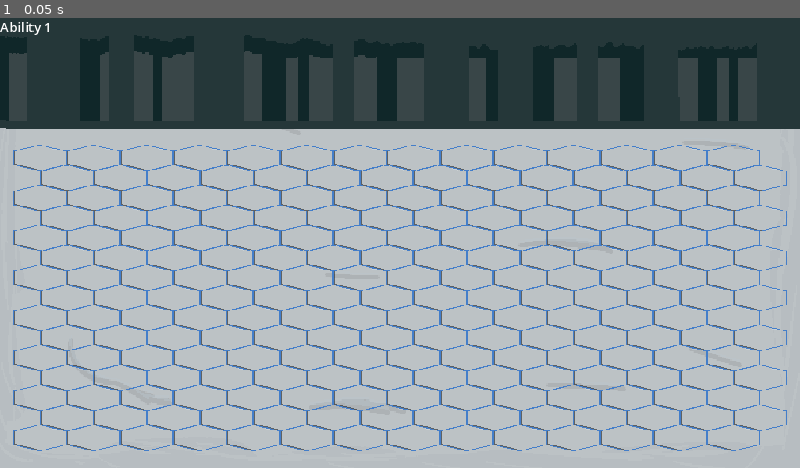
Above: before the commit, frame 1.
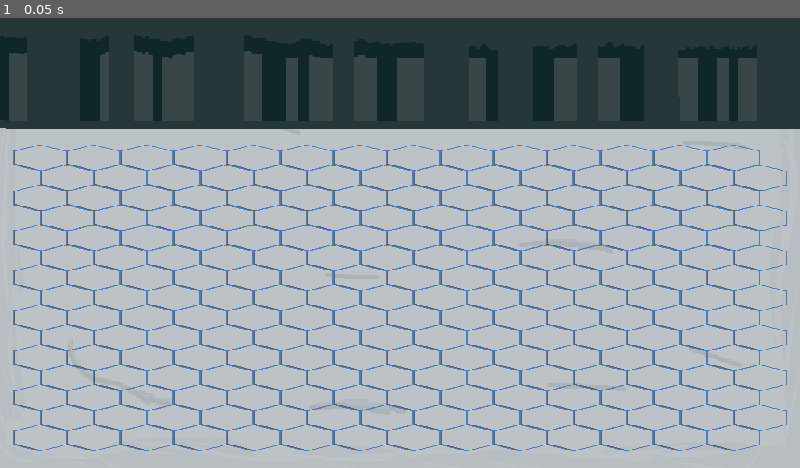
Above: after the commit, the same moment.

Repository: Permyak-Logy/FateOfHero
Game: Godot game, scene res://tactical_mode/tactical_map.tscn
The game is run twice, just before and just after one commit, with the same random seed, the same clock (stepped at 60 frames per second) and the same inputs. This scene is started directly instead of the project's main scene.
Inputs:
- Up to frame 1 (0.05 s): no input

The runs differ from the first frame. In frame 1, less than 0.1% of the frame differs, in the area x 0-7%, y 0-4%.

Commit message:
Добавлена механика эффектов но нет реализаций

Diff:
--- a/inventory/effect.gd
+++ b/inventory/effect.gd
@@ -4,13 +4,29 @@
 
 @export var texture: Texture2D
 @export var mods: Array
-var time: int = 0
 
-func _init(_time: int = 0):
-	time = _time
+signal finished
+signal updated_mods
 
-func update():
-	time -= 0
+var owner: Unit = null
+
+func _init():
+	pass
+
+func set_owner(_owner: Unit):
+	owner = _owner
+
+func update_on_move():
+	pass
+
+func update_on_damage(damage: float, instigator: Node = null) -> float:
+	return damage
+
+func update_on_attack(damage: float, recipient: Node = null) -> float:
+	return damage
 
 func is_active():
 	return
+
+func get_mods() -> Array:
+	return mods
--- a/tactical_mode/base_unit/Naris/Naris.gd
+++ b/tactical_mode/base_unit/Naris/Naris.gd
@@ -10,7 +10,7 @@
 
 func _ready():
 	super._ready()
-	if inventory.use(luck_coin_cls):
+	if $InventoryComponent.use(luck_coin_cls):
 		reload_all_mods()
 
 func play(name, params=null):
@@ -27,8 +27,12 @@
 
 	var target_position = tile_map.map_to_local(current_id_path.front())
 	animation.play("run")
-	global_position = global_position.move_toward(target_position, 3)
+	var old_global_position = global_position
+	global_position = global_position.move_toward(target_position, 5)
+	if ((global_position - old_global_position)[0] < 0) != ($Sprite2D.scale[0] < 0):
+		$Sprite2D.scale[0] = -$Sprite2D.scale[0]
 	if global_position == target_position:
 		current_id_path.pop_front()
 		if not current_id_path:
+			$Sprite2D.scale = Vector2(1, 1)
 			walk_finished.emit()
--- a/tactical_mode/base_unit/Naris/Naris.tscn
+++ b/tactical_mode/base_unit/Naris/Naris.tscn
@@ -70,13 +70,11 @@
 y_sort_enabled = true
 input_pickable = true
 script = ExtResource("1_7crcm")
-unit_name = "Нарис"
 inventory = NodePath("InventoryComponent")
 health = NodePath("StatHealth")
 speed = NodePath("StatSpeed")
 damage = NodePath("StatDamage")
 sprite_for_outline = NodePath("Sprite2D")
-max_attack_distance = 50
 
 [node name="StatHealth" parent="." instance=ExtResource("2_km4jx")]
 default_base = 100.0
--- a/tactical_mode/base_unit/Skeleton/Skeleton.tscn
+++ b/tactical_mode/base_unit/Skeleton/Skeleton.tscn
@@ -9,13 +9,14 @@
 shader = ExtResource("3_oy1oo")
 shader_parameter/outline_color = null
 
-[node name="Skeleton" type="CharacterBody2D" node_paths=PackedStringArray("health", "speed")]
+[node name="Skeleton" type="CharacterBody2D" node_paths=PackedStringArray("health", "speed", "sprite_for_outline")]
 z_index = 1
 y_sort_enabled = true
 script = ExtResource("1_ccpxk")
 unit_name = "Скелет"
 health = NodePath("StatHealth")
 speed = NodePath("StatSpeed")
+sprite_for_outline = NodePath("Sprite2D")
 controlled_player = false
 
 [node name="StatHealth" parent="." instance=ExtResource("2_kl3lq")]
--- a/tactical_mode/base_unit/Vendigo/Vendigo.tscn
+++ b/tactical_mode/base_unit/Vendigo/Vendigo.tscn
@@ -18,18 +18,20 @@
 y_sort_enabled = true
 input_pickable = true
 script = ExtResource("1_oj4or")
-unit_name = "Вендиго"
 health = NodePath("StatHealth")
 speed = NodePath("StatSpeed")
-cells_occupied = 2
+sprite_for_outline = NodePath("Sprite2D")
 controlled_player = false
-sprite_for_outline = NodePath("Sprite2D")
 
 [node name="StatHealth" parent="." instance=ExtResource("3_sy0f3")]
 default_base = 100.0
 
 [node name="StatSpeed" parent="." instance=ExtResource("3_sy0f3")]
 default_base = 101.0
+
+[node name="StatDamage" parent="." instance=ExtResource("3_sy0f3")]
+default_base = 50.0
+mod_type = 2
 
 [node name="Sprite2D" type="Sprite2D" parent="."]
 material = SubResource("ShaderMaterial_vyb2c")
--- a/tactical_mode/base_unit/unit.gd
+++ b/tactical_mode/base_unit/unit.gd
@@ -1,23 +1,24 @@
-class_name Unit extends CharacterBody2D
+class_name Unit extends Node2D
 
 @export var unit_name: String = "Unit"
 
+@export_group("Components")
 @export var inventory: InventoryComponent = null
 @export var health: StatComponent = null
 @export var defence: StatComponent = null
 @export var speed: StatComponent = null
 @export var damage: StatComponent = null
+@export var sprite_for_outline: Sprite2D = null
 
-
+@export_group("Unit stats")
 @export var acts_count: int = 1
 @export var cells_occupied: int = 1
 @export var controlled_player: bool = true
-@export var sprite_for_outline: Sprite2D = null
 @export var max_attack_distance = 1
 
 signal death(Unit)
 
-var effects: Array[Effect] = []
+var _effects: Array[Effect] = []
 
 const PLAYER_COLOR = Vector4(0, 255, 0, 100)
 const CUR_COLOR = Vector4(255, 255, 255, 100)
@@ -42,12 +43,21 @@
 		"outline_color", color)
 
 func apply_damage(damage: float, _instigator: Unit = null):
+	for effect in _instigator.get_effects():
+		damage = effect.update_on_attack(damage, self)
+
 	if not health:
 		return 0
+
 	if defence:
 		damage = damage - defence.cur()
+
+	for effect in get_effects():
+		damage = effect.update_on_damage(damage, _instigator)
+
 	damage = max(damage, 0)
 	health.sub(damage)
+
 	return damage
 
 func reload_all_mods():
@@ -80,12 +90,13 @@
 func premove_update():
 	for ability in get_abilities():
 		ability.update()
+	for effect in get_effects():
+		effect.update_on_move()
 
 func play(name: String, args=null):
 	return
 
 func on_death(component: StatComponent):
-	print(component)
 	set_outline_color(Vector4(10, 0, 0, 100))
 	play("death")
 	death.emit(self)
@@ -104,3 +115,17 @@
 			ability.unselect(self)
 		else:
 			ability.select(self)
+
+func get_effects() -> Array[Effect]:
+	return _effects
+
+func add_effect(effect: Effect):
+	_effects.append(effect)
+	effect.set_owner(self)
+	effect.finished.connect(remove_effect)
+	effect.updated_mods.connect(reload_all_mods)
+
+func remove_effect(effect: Effect):
+	_effects.erase(effect)
+	effect.finished.disconnect(remove_effect)
+	effect.updated_mods.disconnect(reload_all_mods)
--- a/tactical_mode/tactical_map.gd
+++ b/tactical_mode/tactical_map.gd
@@ -60,7 +60,9 @@
 
 	for unit in _p_units + _e_units:
 		add_child(unit)
-		unit_queue.append([_ACT_INDEX_MAX / unit.speed.cur(), unit])
+		print(unit.is_node_ready(), unit)
+		if unit.speed:
+			unit_queue.append([_ACT_INDEX_MAX / unit.speed.cur(), unit])
 		unit.death.connect(on_kill)
 		units.append(unit)
 		unit.init_fight()
--- a/tactical_mode/tactical_map.tscn
+++ b/tactical_mode/tactical_map.tscn
@@ -35,6 +35,7 @@
 anchor_mode = 0
 
 [node name="CanvasLayer" type="CanvasLayer" parent="."]
+visible = false
 
 [node name="MarginContainer" type="MarginContainer" parent="CanvasLayer"]
 anchors_preset = 15
